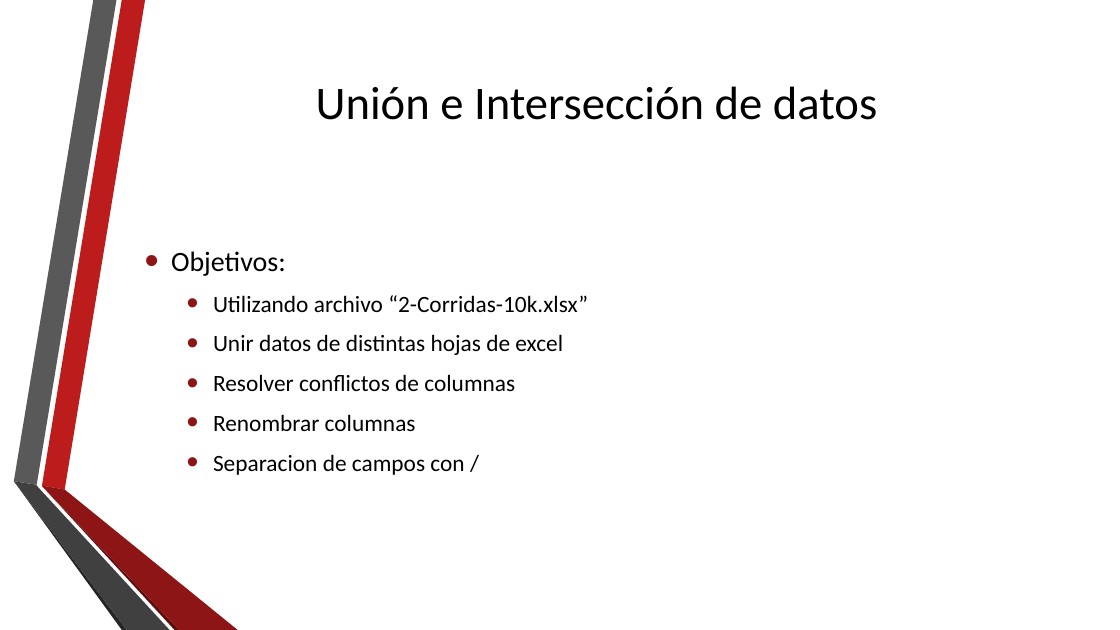
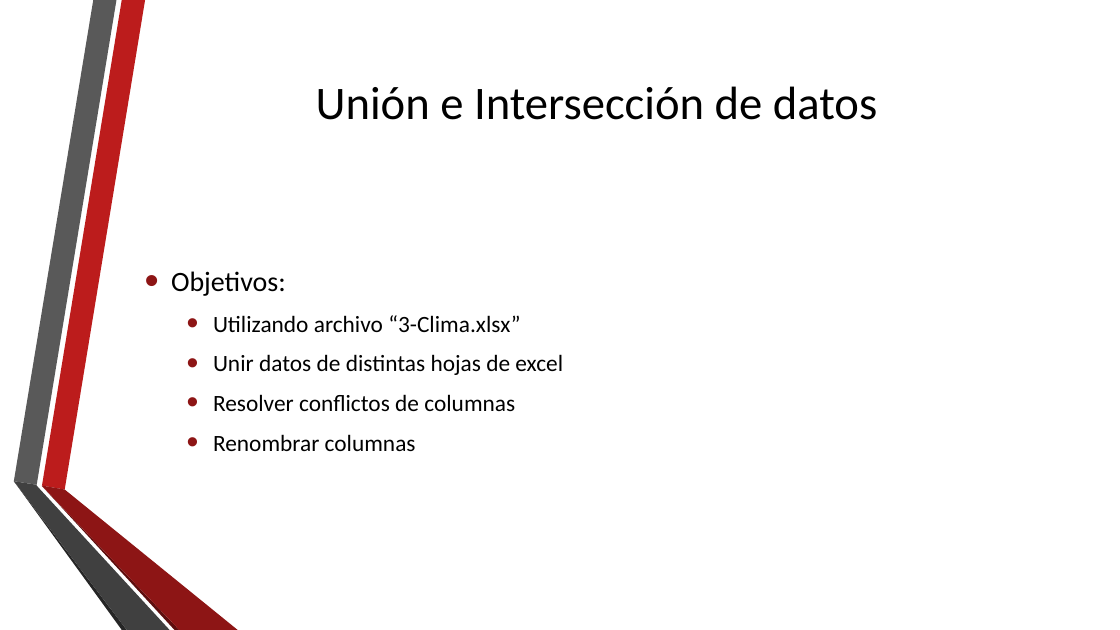
Before and after one commit to mongaru/curso-analisis-datos-2018, a slide deck: slide 6 of clase-2/UNI-Curso-Analisis-Datos-Clase-2.pptx (slide 5 before the commit). Drawn at 1120x630 pixels with LibreOffice and Linux fonts; fonts in the diff are those of the drawing; background and template pictures are left out. Boxes give left, top, right and bottom in pixels: in the first picture for what was removed or moved away, otherwise in the second. Text is boxed around its words. In the diff, an @@ line names an element or a change of style, - is before the commit and + after.

```diff
--- a/clase-2/UNI-Curso-Analisis-Datos-Clase-2.pptx
+++ b/clase-2/UNI-Curso-Analisis-Datos-Clase-2.pptx
@@ text at <box>213,315,520,332</box>: text changed @@
-  • Utilizando archivo “2-Corridas-10k.xlsx”
+  • Utilizando archivo “3-Clima.xlsx”
@@ text at <box>213,454,464,475</box>: paragraph removed @@
-  • Separacion de campos con /
```
Also in this commit, not shown: 2 other slides changed, 1 slide added.
